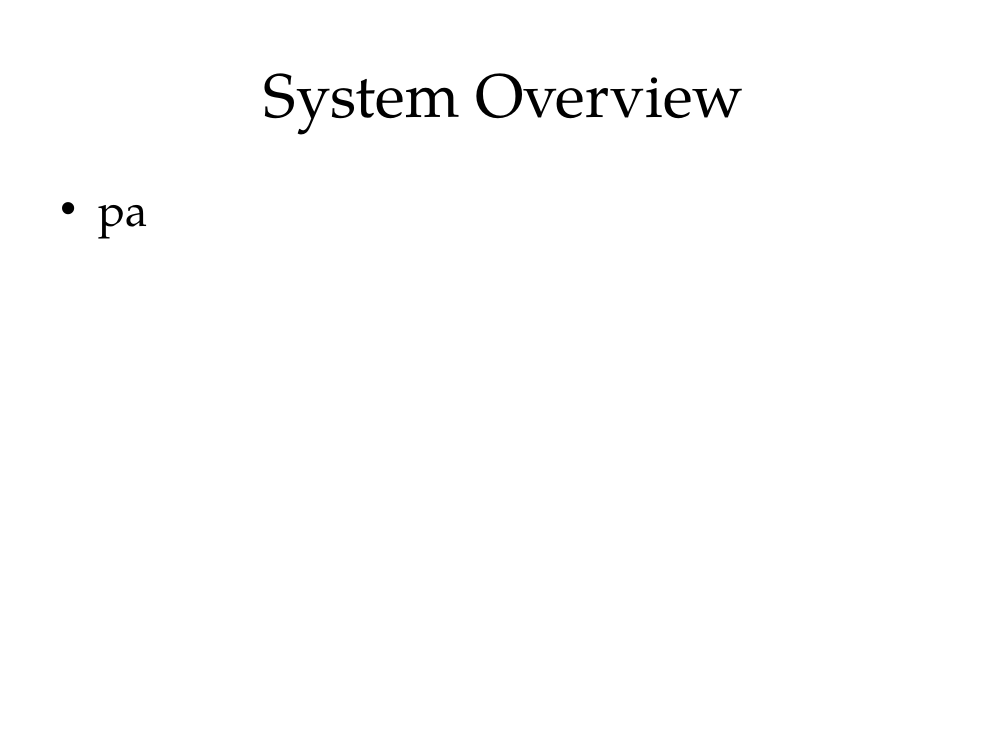
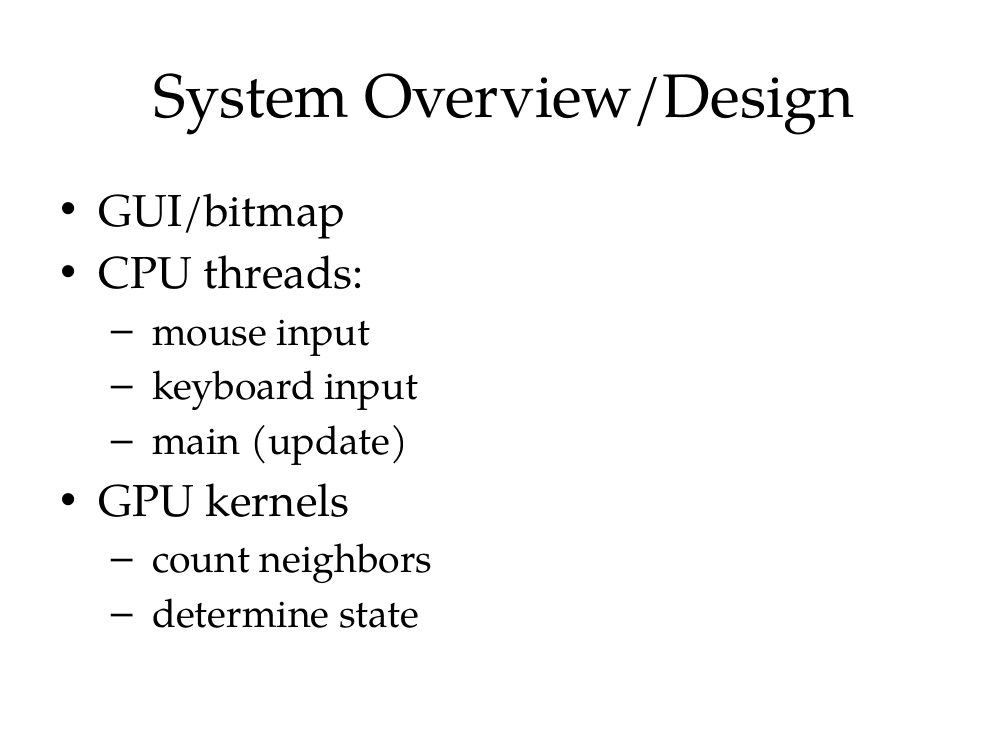
Before and after one commit to blinderm/game-of-life, a slide deck: slide 4 of presentation/CSC213_presentation.pptx (slide 2 before the commit). Drawn at 1008x756 pixels with LibreOffice and Linux fonts; fonts in the diff are those of the drawing. Boxes give left, top, right and bottom in pixels: in the first picture for what was removed or moved away, otherwise in the second. Text is boxed around its words. In the diff, an @@ line names an element or a change of style, - is before the commit and + after.

```diff
--- a/presentation/CSC213_presentation.pptx
+++ b/presentation/CSC213_presentation.pptx
@@ title at (x1=153, y1=73, x2=854, y2=135): text changed @@
-System Overview
+System Overview/Design
@@ text at (x1=98, y1=193, x2=432, y2=628): text changed; size 32 to 28 pt @@
-• pa
+• GUI/bitmap
+• CPU threads:
+  – mouse input
+  – keyboard input
+  – main (update)
+• GPU kernels
+  – count neighbors
+  – determine state
```
Also in this commit, not shown: 5 other slides changed, 4 slides added, 1 slide removed, 6 other files.
